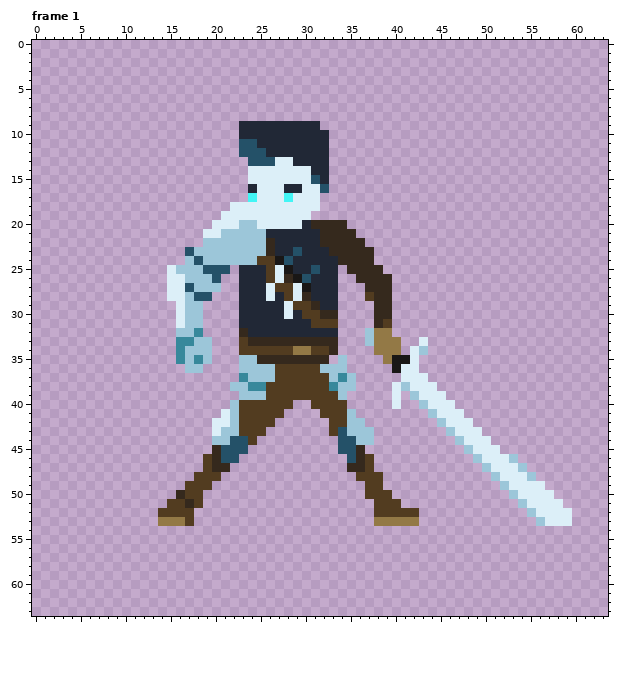
Pixel-art file: Aseprite/Hero makeover new sword.aseprite. The picture above is the old version.
64x64 pixels, 18 frames. Shown: frame 1. The commit also changed other frames, which this record leaves out.
After the commit:
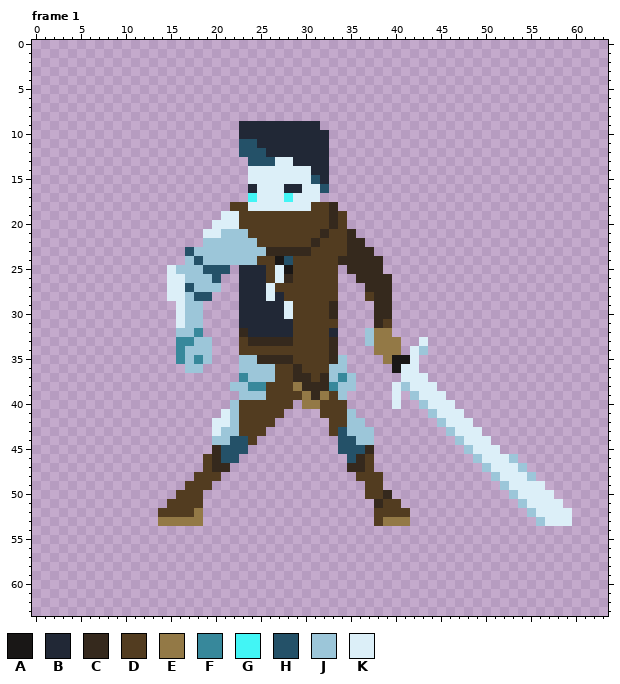
Palette (. is transparent): A #191716  B #212836  C #35291d  D #523c20  E #937946  F #37889b  G #42f5f5  H #245168  J #9cc6d9  K #dceff8
Diff:
layer "Character/Head+Scarf/scarf" now shown
Frame 1:
y 18: x 22..23 KK -> DD; x 31..33 K.. -> DDC
y 19: x 23..34 KKKKKKKK.... -> DDDDDDDDDDCD
y 20: x 23..32 JJKKKKKBCC -> DDDDDDDDDD; x 34 C -> D
y 21: x 24..31 JJBBBBBB -> DDDDDDDD; x 33..34 CC -> DD
y 22: x 25..34 JCBBBBBCCC -> DDDDDDCDDD
y 23: x 27..34 BBHBBBCC -> CCCCDDDD
y 24: x 29..33 BBBBB -> DDDDD; x 38 . -> C
y 25: x 29..33 BBHBB -> DDDDD
y 26: x 29..33 AHBBB -> DDDDD
y 27: x 29..33 KABBB -> DDDDD
y 28: x 29..33 KCBBB -> DDDDD
y 29: x 31..33 CBB -> DDC
y 30: x 29 B -> D; x 32 C -> D
y 31: x 29..30 BB -> DD
y 32: x 29..32 BBBB -> DDDD
y 33: x 29..32 CCCC -> DDDD
y 34: x 29..30 EE -> DD
y 35: x 29..33 CCCC. -> DDDDC
y 36: x 29 D -> C; x 32 J -> D
y 37: x 29..30 DD -> CC; x 32 D -> C
y 38: x 29..32 DDDD -> ECCC
y 39: x 30..32 DDD -> ECE
y 40: x 30..31 .D -> EE
y 45: x 36..37 C. -> HC
y 50: x 16 C -> D; x 39 D -> C
y 51: x 17 C -> D; x 38 D -> C
y 52: x 18 . -> E; x 42 D -> .
y 53: x 17..18 D. -> EE; x 38 E -> D; x 42 E -> .
Boxes around the changes in both pictures, in picture pixels (x1, y1, x2, y2):
changed: (230, 202, 383, 409)
changed: (356, 445, 419, 526)
changed: (176, 490, 203, 526)
